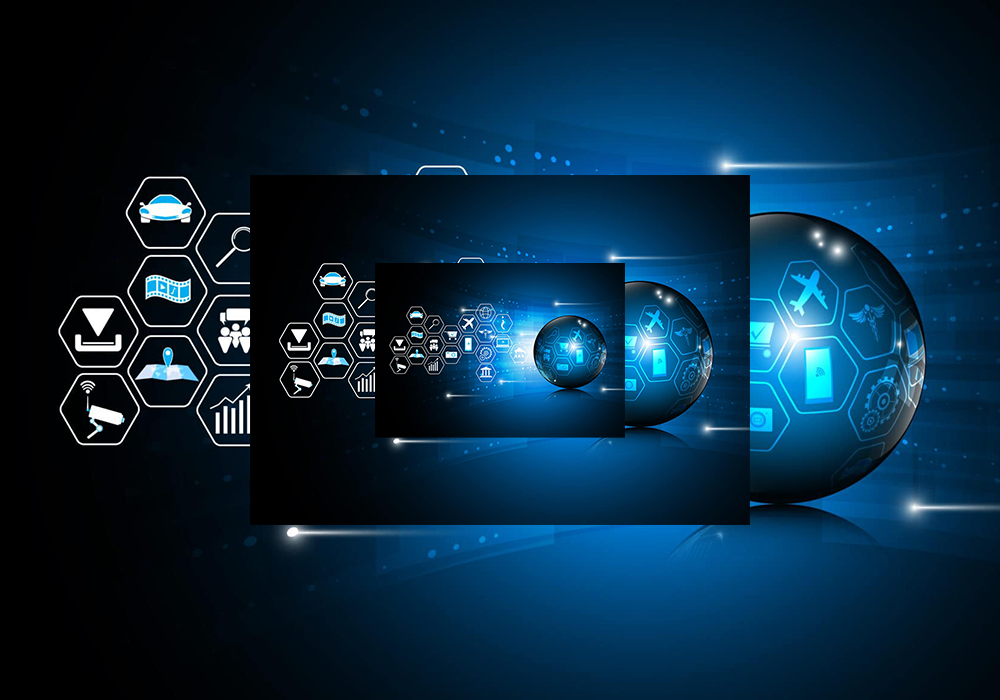
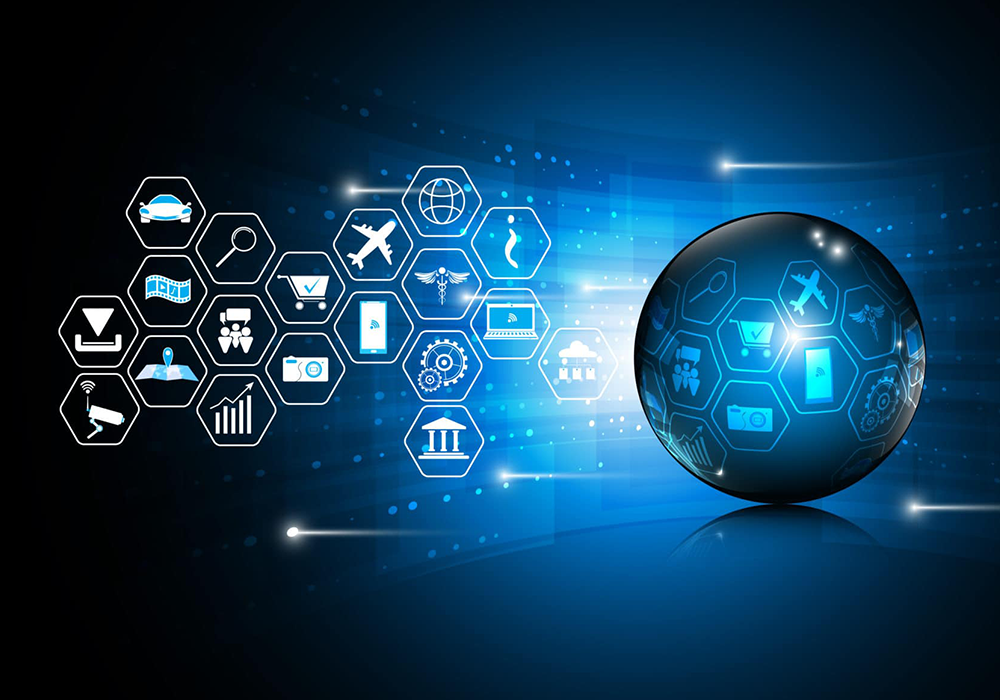
Comparing the layer stacks of the two w=1000, h=700 images. Changes:
hid "small" over [left=375, top=263, right=625, bottom=438]
hid "large" over [left=250, top=175, right=750, bottom=525]
